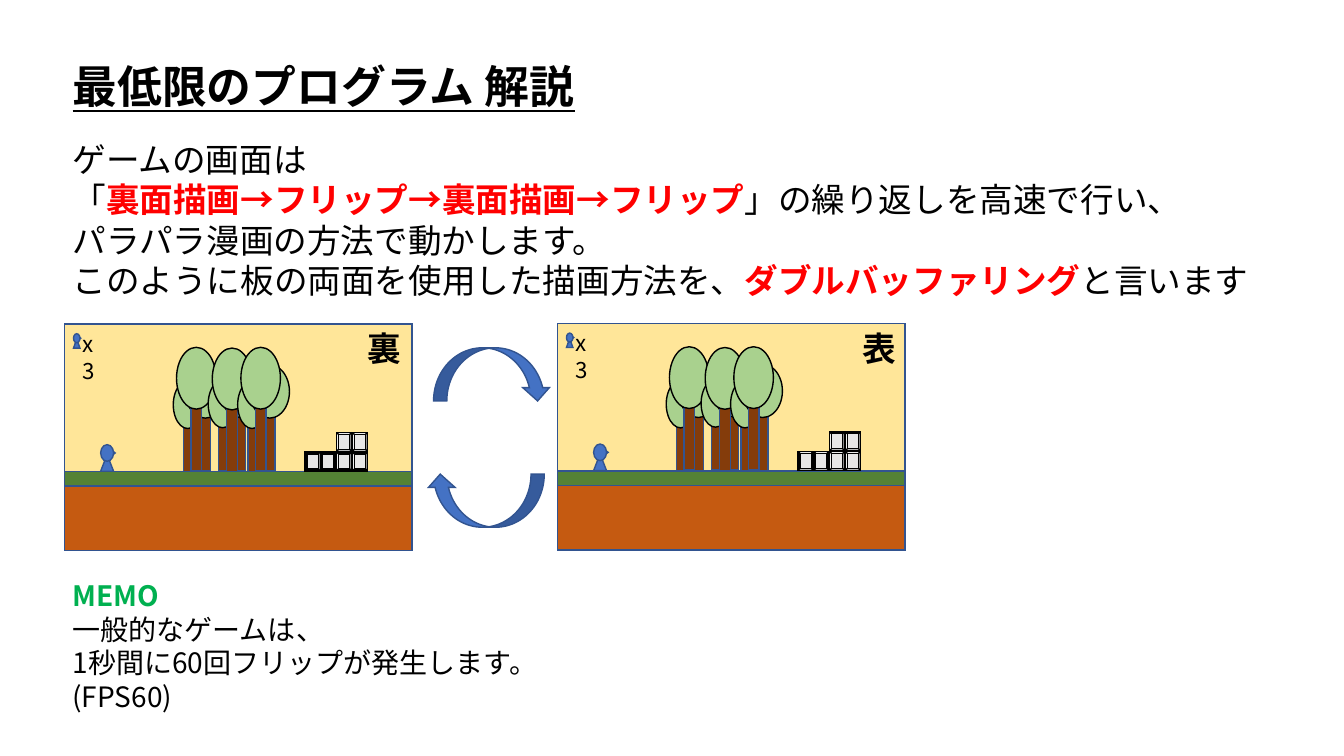
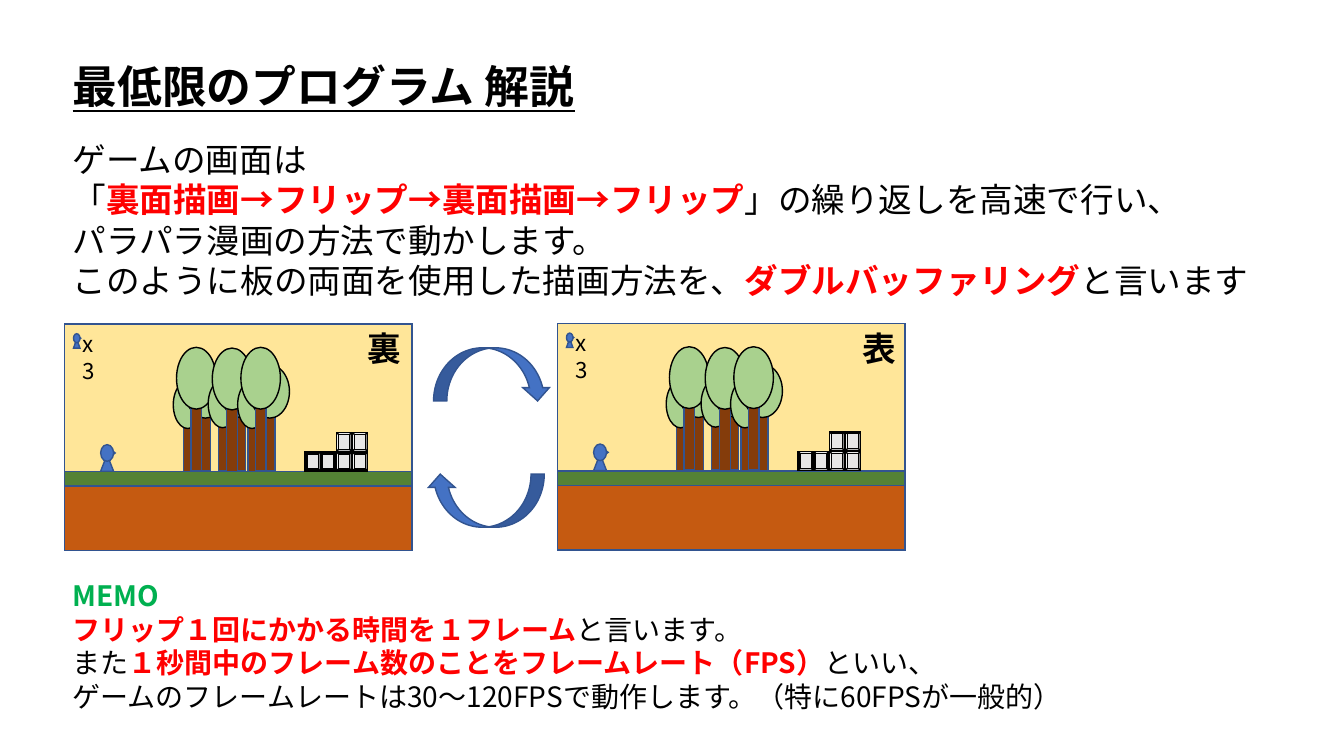
Before and after one commit to ArakiYusuke-Ohara/Textbook, a slide deck: slide 8 of ゲーム科1年/00_前期/ゲームプログラミングⅠ/02_ひな形(最低限のプログラム).pptx. Drawn at 1344x756 pixels with LibreOffice and Linux fonts; fonts in the diff are those of the drawing. Boxes give left, top, right and bottom in pixels: in the first picture for what was removed or moved away, otherwise in the second. Text is boxed around its words. In the diff, an @@ line names an element or a change of style, - is before the commit and + after.

```diff
--- a/ゲーム科1年/00_前期/ゲームプログラミングⅠ/02_ひな形(最低限のプログラム).pptx
+++ b/ゲーム科1年/00_前期/ゲームプログラミングⅠ/02_ひな形(最低限のプログラム).pptx
@@ text at bbox=[72, 616, 1061, 710]: text changed @@
-一般的なゲームは、
-1秒間に60回フリップが発生します。
-(FPS60)
+フリップ１回にかかる時間を１フレームと言います。
+また１秒間中のフレーム数のことをフレームレート（FPS）といい、
+ゲームのフレームレートは30～120FPSで動作します。（特に60FPSが一般的）
```
Also in this commit, not shown: 1 other slide changed, 7 other files.
